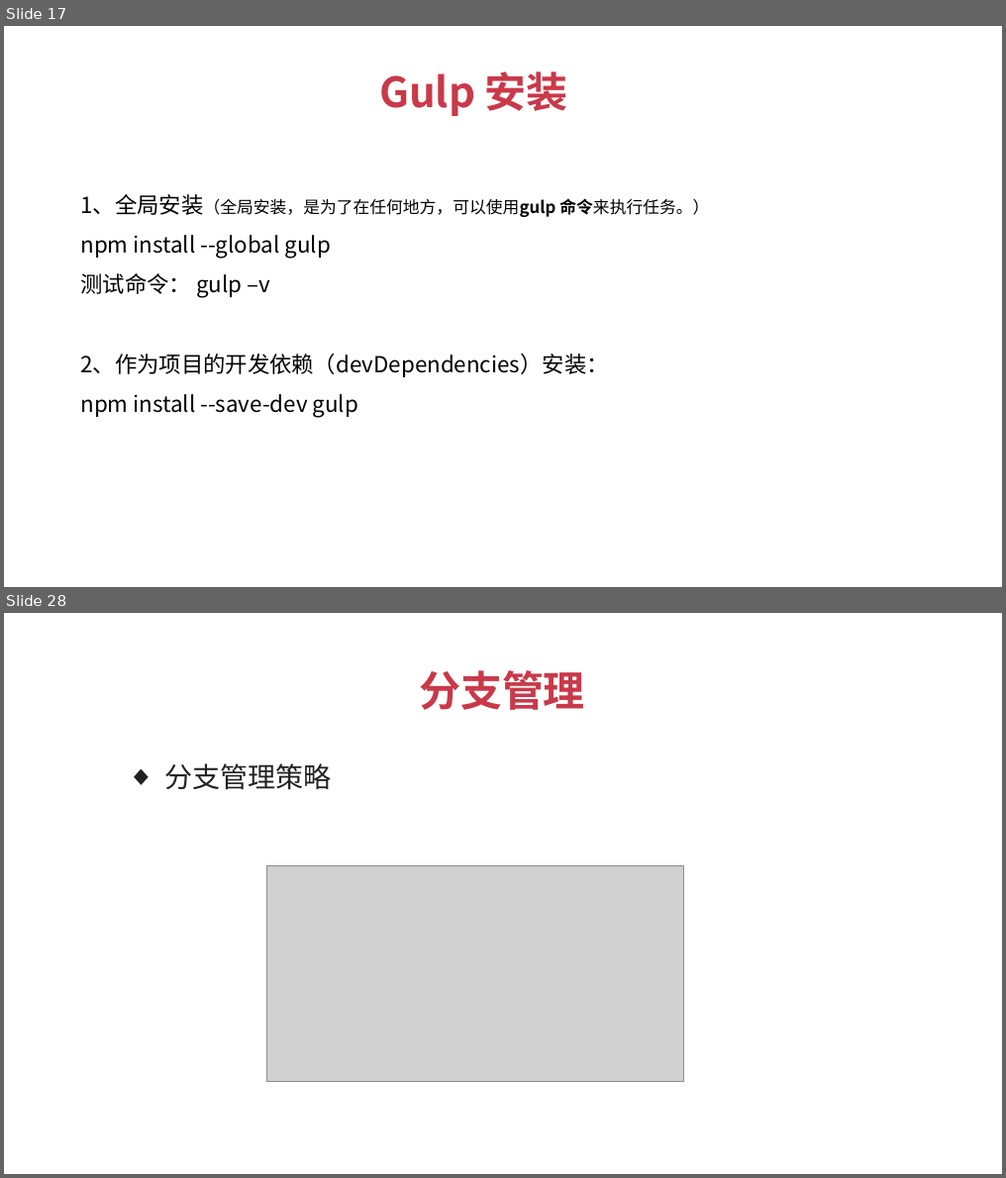
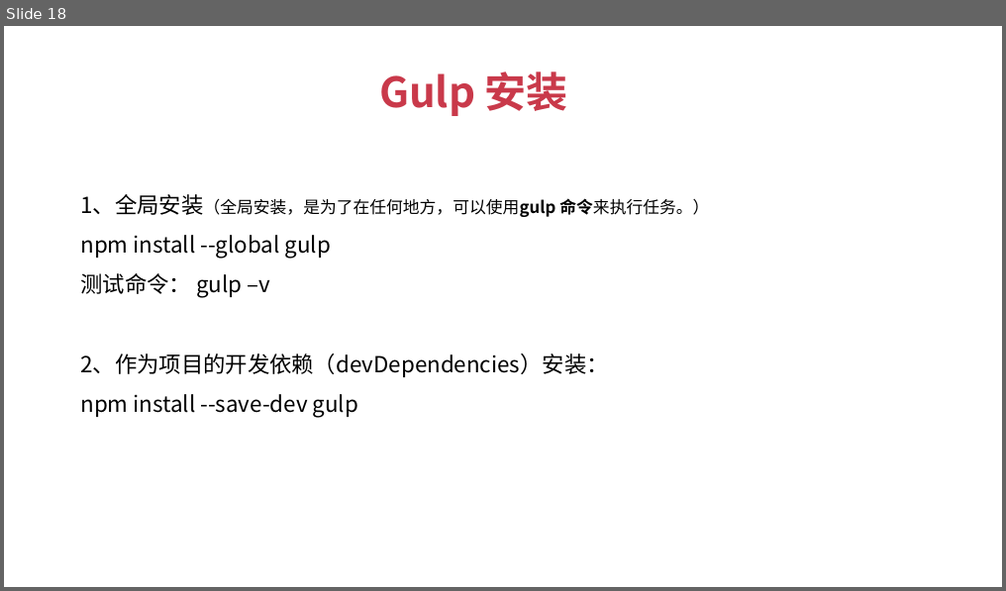
Before and after one commit to JSFFZL/Courseware-PPT, a slide deck: gulp.pptx. Shown one above the other, each under a label of ours: slides 17 and 28 before the commit, slide 18 after it; the slides between them are not shown. The pictures are 1006x1178 and 1006x591 pixels, drawn with LibreOffice and Linux fonts; fonts in the diff are those of the drawing; grey boxes stand for pictures; background and template pictures are left out. Boxes give left, top, right and bottom in pixels: in the first picture for what was removed or moved away, otherwise in the second. Text is boxed around its words. In the diff, an @@ line names an element or a change of style, - is before the commit and + after.

```diff
--- a/gulp.pptx
+++ b/gulp.pptx
@@ slide 28 removed at box(4, 613, 1002, 1174), background #FFFFFF @@
@@ text removed at box(419, 670, 585, 710) @@
-分支管理
@@ text removed at box(164, 763, 331, 790) @@
-  ◆ 分支管理策略
@@ picture removed at box(267, 865, 683, 1081) @@
@@ what was slide 17 is now slide 18 @@
```
Also in this commit, not shown: 3 slides changed, 5 slides added, 15 other slides removed, 2 other files.
